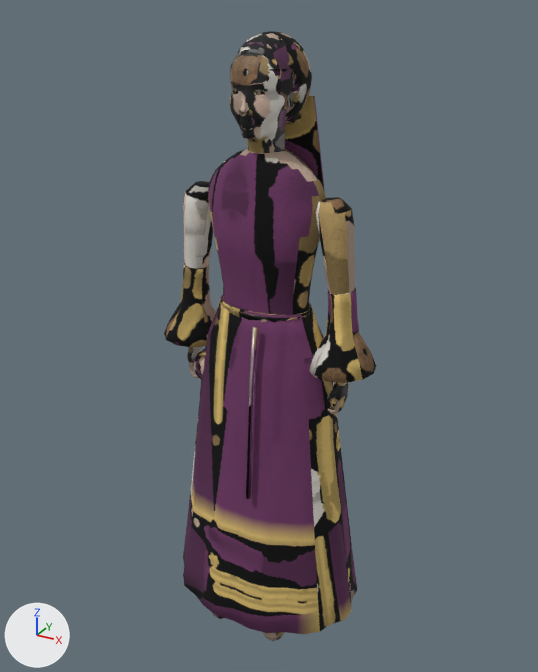
Renders of the Blender file models/src/npc-noble.blend from each side of a commit.
Camera for both pictures: a camera (50 mm lens) standing at (0.976, -1.751, 1.872) and looking at (-0.013, 0.048, 0.972). The lights are fixed; the arrows at lower left show +X, +Y and +Z. The first picture is the older version.

In view in the first picture: 'NPC_Noble'.
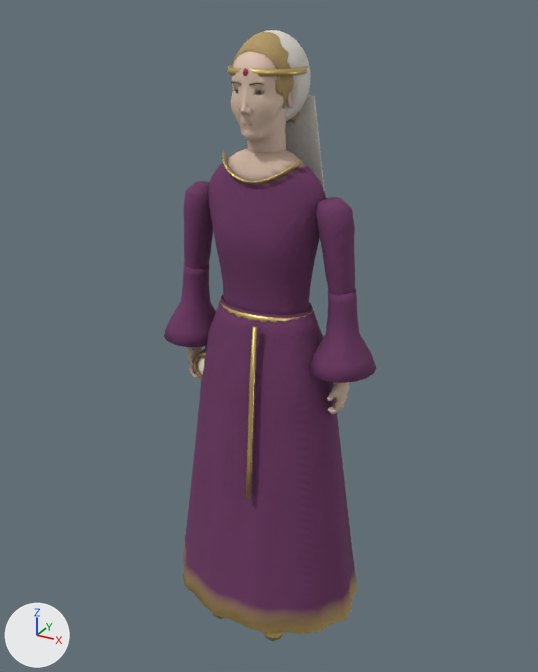
Pixel boxes [x1, y1, x2, y2] of what changed, in the pictures (538 x 672 px; the box of a moved part takes in the faces that stretch with it):
'NPC_Noble', reshaped
    before: [164, 31, 376, 641]
    after: [164, 30, 376, 641]
part 1 of me_noble_mesh, added
    after: [222, 152, 302, 184]
part 2 of me_noble_mesh, moved or reshaped
    before: [164, 31, 376, 414]
    after: [164, 30, 376, 411]
part 3 of me_noble_mesh, surface changed
    before: [166, 40, 376, 641]
    after: [176, 39, 376, 641]

What changed in the scene script:
```text
Change me_noble_mesh:
    used by ob_npc_noble; location = (0.0, 0.0, 0.0)
    remove me_noble_mesh.from_pydata(...)  # 11959 vertices, 14859 faces; spans x -0.34..0.34, y -0.22..0.27, z 0.0..1.82
    add me_noble_mesh.from_pydata(...)  # 10048 vertices, 15805 faces; spans x -0.34..0.34, y -0.22..0.27, z 0.0..1.82
    me_noble_mesh part 1: a new loose piece of 92 vertices spanning x -0.12..0.12, y -0.09..-0.01, z 1.45..1.52, in mat_noble_gold
    me_noble_mesh part 2: 1046 vertices moved from x -0.33..0.33, y -0.11..0.16, z 0.81..1.81 to x -0.33..0.33, y -0.11..0.16, z 0.81..1.82; 3420 vertices removed from x -0.29..0.29, y -0.11..0.16, z 0.8..1.82; 1357 vertices added at x -0.31..0.31, y -0.1..0.17, z 0.87..1.82
    me_noble_mesh part 3: 4620 kept faces spanning x -0.34..0.34, y -0.22..0.27, z 0.0..1.81 get new texture (UV) coordinates
    other edits to the shape of me_noble_mesh do not show in these pictures
```
